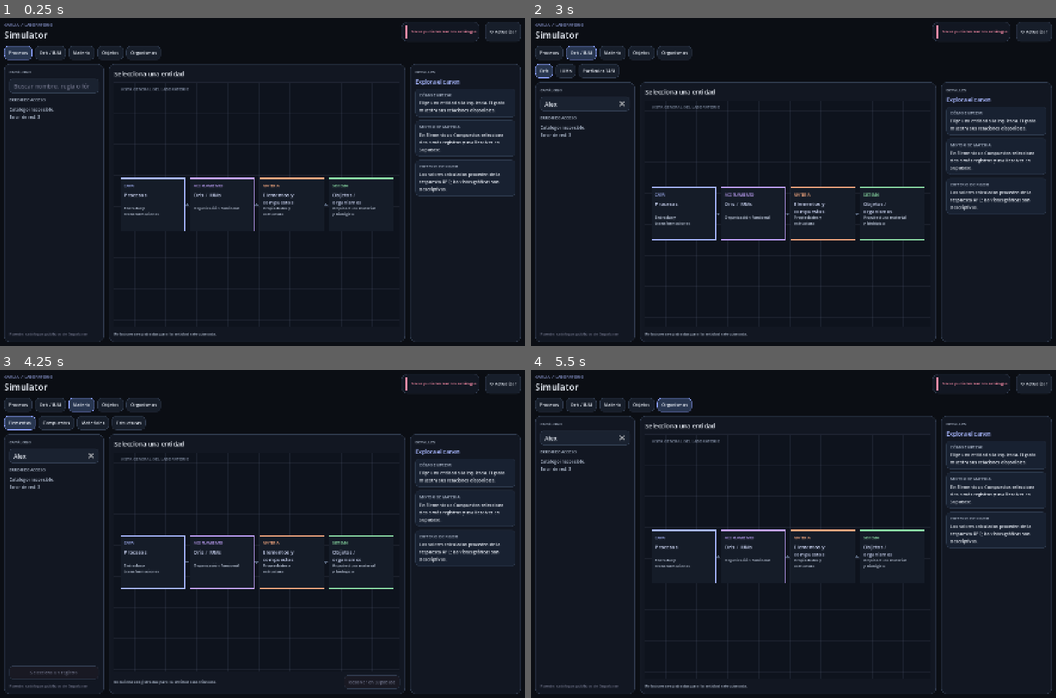
Above: before the commit, frames 1-4 (two rows, left to right).
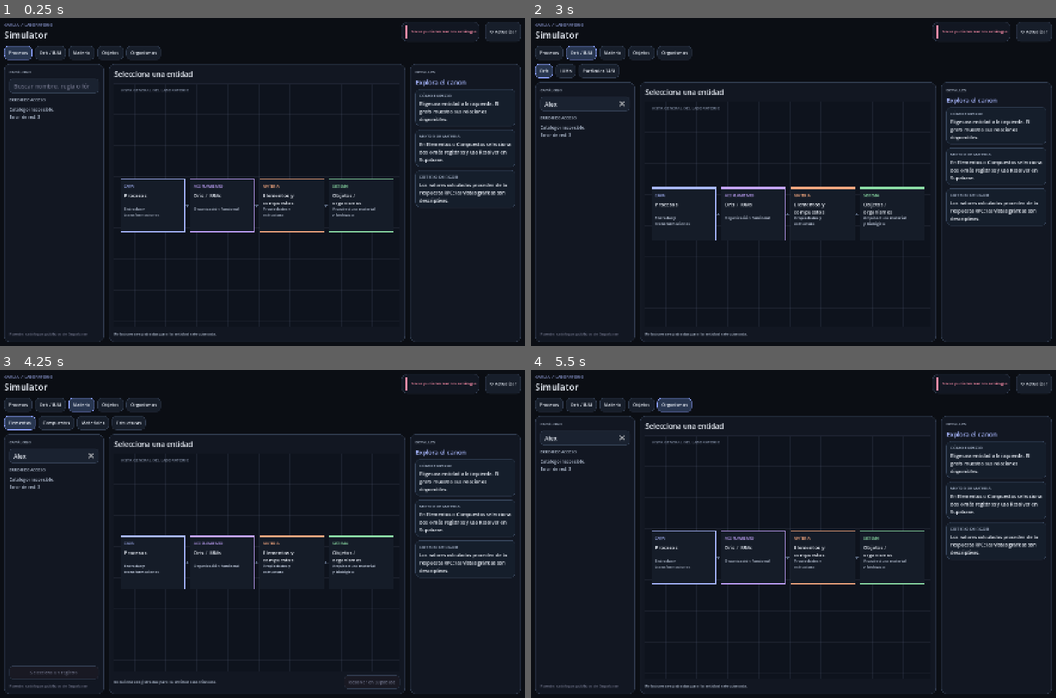
Above: after the commit, the same moments.

Repository: Franilover/Simulator
Game: Godot game, scene res://scenes/main.tscn
Two runs of this game, one before a commit and one after it. Both use one fixed random seed, a clock stepped at 60 frames per second and the inputs below.
Inputs (mouse positions are in pixels of both pictures, inside the frame that each line leads up to):
- Up to frame 1 (0.25 s): no input
- Up to frame 2 (3 s): click (583, 86) at 0.52 s; type "Alex" at 0.6 s; click "↻ Actualizar" at 1.25 s; click "Procesos" at 2 s; click "Oris / IUM" at 2.75 s
- Up to frame 3 (4.25 s): click "Materia" at 3.5 s
- Up to frame 4 (5.5 s): click "Objetos" at 4.25 s; click "Organismos" at 5 s

The runs differ from the first frame. In frame 1, 3.4% of the frame differs, in the area x 21-99%, y 16-66%; in frame 2, 3.3%; in frame 3, 3.2%; in frame 4, 3.4%.

Commit message:
Polish contrast, typography and nested graph palette

Diff:
--- a/scripts/simulator.gd
+++ b/scripts/simulator.gd
@@ -19,8 +19,8 @@
 class FlowCanvas extends Control:
 	var nodes_data: Array = []
 	var caption := ""
-	const INK := Color("#cdd6f4")
-	const ACCENT := Color("#b4befe")
+	const INK := Color("#edf2fa")
+	const ACCENT := Color("#a9b8ff")
 	const SUBTLE := Color("#8793aa")
 	const LINE := Color("#56647b")
 
@@ -191,7 +191,7 @@
 	status_dot.color = YELLOW
 	status_dot.custom_minimum_size = Vector2(8, 8)
 	connection_row.add_child(status_dot)
-	status_label = _label("Conectando a Supabase", 10, MUTED)
+	status_label = _label("Conectando a Supabase", 11, MUTED)
 	connection_row.add_child(status_label)
 	header.add_child(_button("↻ Actualizar", Callable(self, "_reload_catalogues"), false))
 
@@ -254,7 +254,7 @@
 	var graph_titles := VBoxContainer.new()
 	graph_titles.add_theme_constant_override("separation", 2)
 	center_header.add_child(graph_titles)
-	graph_title = _label("Selecciona una entidad", 17, TEXT_COLOR)
+	graph_title = _label("Selecciona una entidad", 19, TEXT_COLOR)
 	graph_titles.add_child(graph_title)
 	var head_spacer := Control.new()
 	head_spacer.size_flags_horizontal = Control.SIZE_EXPAND_FILL
@@ -283,7 +283,7 @@
 	var process_lab_content := VBoxContainer.new()
 	process_lab_content.add_theme_constant_override("separation", 9)
 	process_lab_panel.add_child(_with_margin(process_lab_content, 9))
-	process_lab_content.add_child(_label("DEMANDA DE ETERIUM", 11, TEAL))
+	process_lab_content.add_child(_label("DEMANDA DE ETERIUM", 12, TEAL))
 	process_requirements_label = _label("Magnitudes requeridas por la ley registrada.", 11, MUTED)
 	process_requirements_label.autowrap_mode = TextServer.AUTOWRAP_WORD_SMART
 	process_lab_content.add_child(process_requirements_label)
@@ -361,7 +361,7 @@
 	right.add_theme_constant_override("separation", 7)
 	right_panel.add_child(_with_margin(right, 14))
 	right.add_child(_label("DETALLES", 11, MUTED))
-	inspector_title = _label("Registro seleccionado", 15, ACCENT)
+	inspector_title = _label("Registro seleccionado", 17, ACCENT)
 	right.add_child(inspector_title)
 	var inspector_scroll := ScrollContainer.new()
 	inspector_scroll.size_flags_vertical = Control.SIZE_EXPAND_FILL
@@ -1237,10 +1237,10 @@
 func _add_detail(heading: String, value: String, tint: Color = TEXT_COLOR) -> void:
 	var card := PanelContainer.new()
 	var card_style := StyleBoxFlat.new()
-	card_style.bg_color = Color("#182131")
-	card_style.border_color = Color("#2b374a")
+	card_style.bg_color = Color("#151e2b")
+	card_style.border_color = Color("#354359")
 	card_style.set_border_width_all(1)
-	card_style.set_corner_radius_all(10)
+	card_style.set_corner_radius_all(12)
 	card_style.content_margin_left = 0
 	card_style.content_margin_right = 0
 	card_style.content_margin_top = 0
@@ -1259,10 +1259,10 @@
 	block.add_theme_constant_override("separation", 5)
 	block.size_flags_horizontal = Control.SIZE_EXPAND_FILL
 	margin.add_child(block)
-	var title := _label(heading.to_upper(), 10, MUTED)
+	var title := _label(heading.to_upper(), 10, Color("#b7c5dc"))
 	title.autowrap_mode = TextServer.AUTOWRAP_WORD_SMART
 	block.add_child(title)
-	var label := _label(value if not value.is_empty() else "Sin dato registrado", 12, tint)
+	var label := _label(value if not value.is_empty() else "Sin dato registrado", 13, tint)
 	label.autowrap_mode = TextServer.AUTOWRAP_WORD_SMART
 	label.size_flags_horizontal = Control.SIZE_EXPAND_FILL
 	block.add_child(label)
